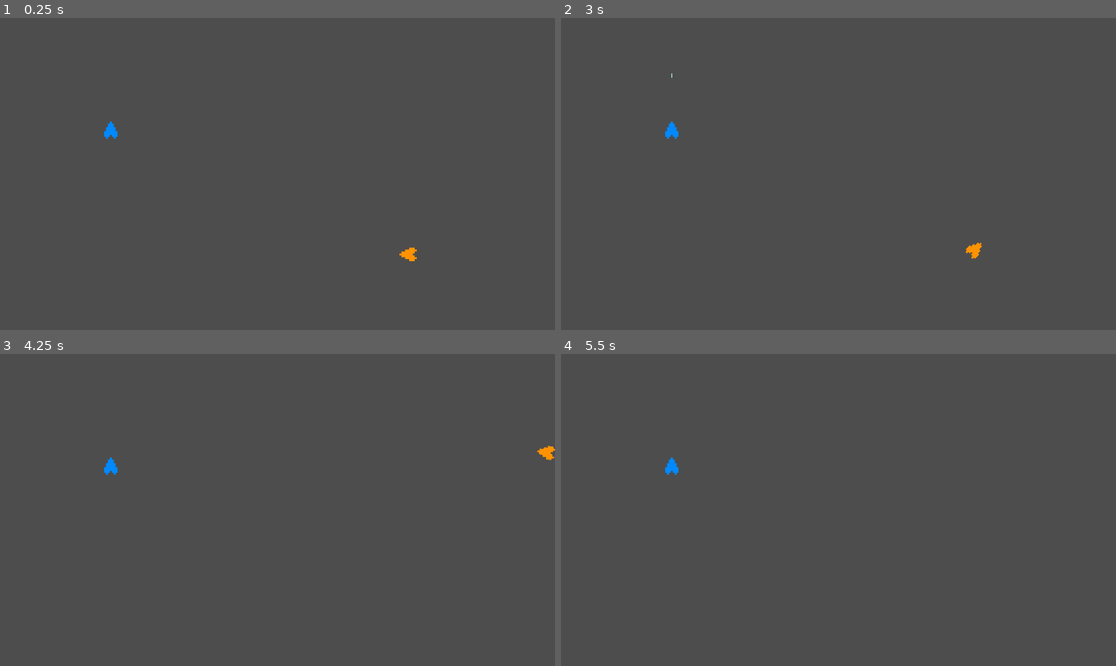
Above: before the commit, frames 1-4 (two rows, left to right).
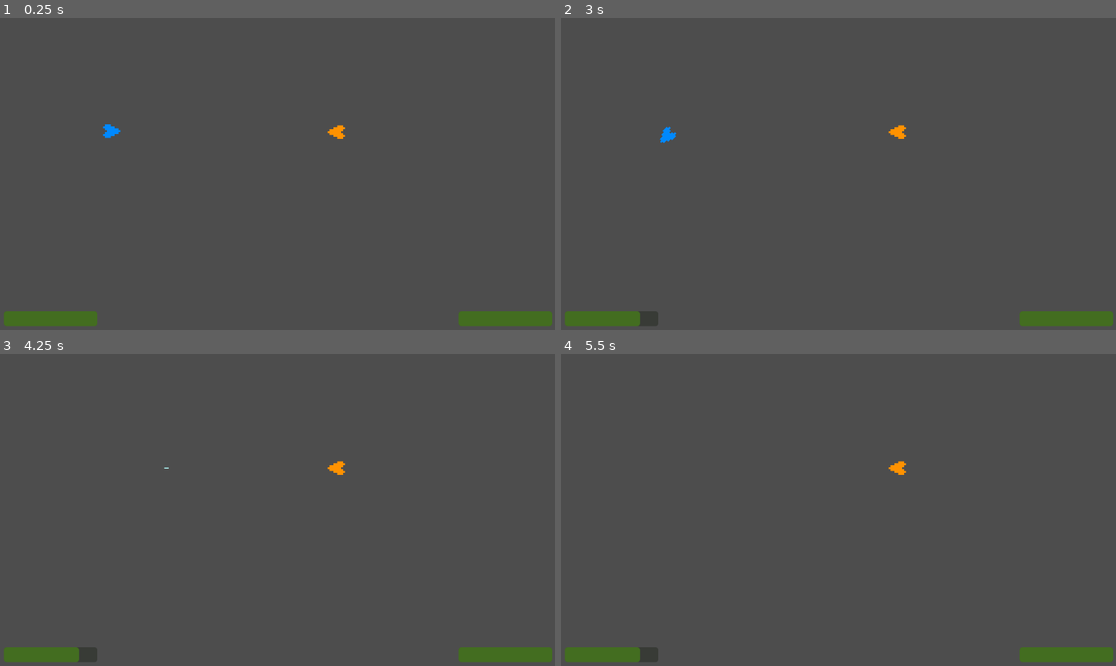
Above: after the commit, the same moments.

Repository: RickyWebster/1v1-starship-duel
Game: Godot game, scene res://Scenes/World.tscn
Two runs of this game, one before a commit and one after it. Both use one fixed random seed, a clock stepped at 60 frames per second and the inputs below.
Inputs:
- Up to frame 1 (0.25 s): no input
- Up to frame 2 (3 s): tap Enter at 0.5 s; hold D (p1_right) 0.53-1.28 s; tap Space (shoot1, bound only before the commit) at 0.6, 2, 2.3, 2.85 s; tap E (shoot2, bound only before the commit) at 0.8, 1.35 s; hold A (p1_left) 1.28-2.03 s; tap / (p2_shoot, bound only after the commit) at 1.55, 2.1 s; hold D (p1_right) 2.03-2.78 s; hold W (p1_accelorate) from 2.78 s (still down)
- Up to frame 3 (4.25 s): tap E (shoot2, bound only before the commit) at 3.05, 3.6 s; release W (p1_accelorate) at 3.53 s; hold A (p1_left) from 3.53 s (still down); tap / (p2_shoot, bound only after the commit) at 3.8 s
- Up to frame 4 (5.5 s): keep holding A (p1_left); tap / (p2_shoot, bound only after the commit) at 4.35 s; tap Space (shoot1, bound only before the commit) at 4.55, 5.1 s; tap Enter at 5 s; tap E (shoot2, bound only before the commit) at 5.3 s

The runs differ from the first frame. In frame 1, 1.8% of the frame differs, in the area x 0-100%, y 33-99%; in frame 2, 1.7%; in frame 3, 1.7%; in frame 4, 1.6%.

Commit message:
Health added
I have added a new scene called GUI elements that contains two health bars, one for each ship. I have also added an auto-loaded script/ singleton called passer to pass the health variable from laser scene to this GUI scene and ship scenes. When a ship is hit it's health bar will decrease by 10 out of 100.

Diff:
--- a/1v1-starship-duel-game/Scenes/World.tscn
+++ b/1v1-starship-duel-game/Scenes/World.tscn
@@ -1,16 +1,21 @@
-[gd_scene load_steps=4 format=3 uid="uid://ctbe5eml0n14e"]
+[gd_scene load_steps=5 format=3 uid="uid://ctbe5eml0n14e"]
 
 [ext_resource type="Script" path="res://Scripts/World.gd" id="1_1fl25"]
 [ext_resource type="PackedScene" uid="uid://ckhv54xnded0i" path="res://Scenes/ship_1.tscn" id="1_a3d66"]
 [ext_resource type="PackedScene" uid="uid://y5yiufuevy2f" path="res://Scenes/ship_2.tscn" id="2_nlmyk"]
+[ext_resource type="PackedScene" uid="uid://pq17l0tiwia6" path="res://Scenes/gui_elements.tscn" id="4_dxsa2"]
 
-[node name="Node2D" type="Node2D"]
+[node name="World" type="Node2D"]
 script = ExtResource("1_1fl25")
 
 [node name="Ship1" parent="." instance=ExtResource("1_a3d66")]
 position = Vector2(230, 235)
+rotation = 3.14159
 
 [node name="Ship2" parent="." instance=ExtResource("2_nlmyk")]
-position = Vector2(849, 491)
+position = Vector2(700, 237)
+rotation = 0.0
 
 [node name="Lasers" type="Node2D" parent="."]
+
+[node name="GUI_Elements" parent="." instance=ExtResource("4_dxsa2")]
--- /dev/null
+++ b/1v1-starship-duel-game/Scenes/gui_elements.tscn
@@ -0,0 +1,22 @@
+[gd_scene load_steps=2 format=3 uid="uid://pq17l0tiwia6"]
+
+[ext_resource type="Script" path="res://Scripts/gui_elements.gd" id="1_wdljd"]
+
+[node name="GUI_Elements" type="Node2D"]
+script = ExtResource("1_wdljd")
+
+[node name="Healthbar1" type="ProgressBar" parent="."]
+modulate = Color(0.32549, 0.721569, 0, 1)
+offset_left = 8.0
+offset_top = 609.0
+offset_right = 202.0
+offset_bottom = 640.0
+show_percentage = false
+
+[node name="Healthbar2" type="ProgressBar" parent="."]
+modulate = Color(0.32549, 0.721569, 0, 1)
+offset_left = 952.0
+offset_top = 609.0
+offset_right = 1146.0
+offset_bottom = 640.0
+show_percentage = false
--- a/1v1-starship-duel-game/Scenes/laser.tscn
+++ b/1v1-starship-duel-game/Scenes/laser.tscn
@@ -9,8 +9,6 @@
 
 [node name="Laser" type="Area2D"]
 position = Vector2(0, -5)
-collision_layer = 4
-collision_mask = 3
 script = ExtResource("1_v1ucc")
 
 [node name="Sprite2D" type="Sprite2D" parent="."]
@@ -21,7 +19,8 @@
 shape = SubResource("CapsuleShape2D_y0kw4")
 
 [node name="VisibleOnScreenNotifier2D" type="VisibleOnScreenNotifier2D" parent="."]
-position = Vector2(0, 3)
+position = Vector2(0, 4)
 scale = Vector2(0.1, 0.1)
 
+[connection signal="body_entered" from="." to="." method="_on_body_entered"]
 [connection signal="screen_exited" from="VisibleOnScreenNotifier2D" to="." method="_on_visible_on_screen_notifier_2d_screen_exited"]
--- a/1v1-starship-duel-game/Scenes/ship_1.tscn
+++ b/1v1-starship-duel-game/Scenes/ship_1.tscn
@@ -7,8 +7,6 @@
 position = Vector2(200, 200)
 rotation = 1.5708
 scale = Vector2(2, 2)
-collision_layer = 2
-collision_mask = 7
 script = ExtResource("1_jijog")
 
 [node name="Sprite2D" type="Sprite2D" parent="."]
@@ -17,10 +15,10 @@
 scale = Vector2(2, 2)
 texture = ExtResource("2_4ymh8")
 
-[node name="CollisionPolygon2D" type="CollisionPolygon2D" parent="."]
+[node name="Muzzle" type="Node2D" parent="."]
+position = Vector2(-11, 0)
+
+[node name="CollisionPolygon2D2" type="CollisionPolygon2D" parent="."]
 position = Vector2(0, 5)
 scale = Vector2(2, 2)
 polygon = PackedVector2Array(-5, -3, 0, -6, 3, -6, 4, -5, 4, -4, 2, -3, 2, -2, 4, -1, 4, 0, 3, 1, 0, 1, -5, -2)
-
-[node name="Muzzle" type="Node2D" parent="."]
-position = Vector2(-11, 0)
--- a/1v1-starship-duel-game/Scenes/ship_2.tscn
+++ b/1v1-starship-duel-game/Scenes/ship_2.tscn
@@ -5,9 +5,8 @@
 
 [node name="Ship2" type="CharacterBody2D"]
 position = Vector2(200, 200)
+rotation = 1.5708
 scale = Vector2(2, 2)
-collision_layer = 2
-collision_mask = 7
 script = ExtResource("1_umlw0")
 
 [node name="Sprite2D" type="Sprite2D" parent="."]
@@ -22,3 +21,4 @@
 polygon = PackedVector2Array(-5, -3, 0, -6, 3, -6, 4, -5, 4, -4, 2, -3, 2, -2, 4, -1, 4, 0, 3, 1, 0, 1, -5, -2)
 
 [node name="Muzzle" type="Node2D" parent="."]
+position = Vector2(-10.5, 0)
--- /dev/null
+++ b/1v1-starship-duel-game/Scripts/Passer.gd
@@ -0,0 +1,4 @@
+extends Node2D
+
+var p1_health = 100
+var p2_health = 100
--- a/1v1-starship-duel-game/Scripts/World.gd
+++ b/1v1-starship-duel-game/Scripts/World.gd
@@ -5,7 +5,7 @@
 @onready var player2 = $Ship2
 
 func _ready():
-	player1.connect("laser_shot", _on_player_laser_shot)
+	player1.connect("laser_shot1", _on_player_laser_shot)
 	player2.connect("laser_shot", _on_player_laser_shot)
 
 func _on_player_laser_shot(laser):
--- /dev/null
+++ b/1v1-starship-duel-game/Scripts/gui_elements.gd
@@ -0,0 +1,12 @@
+extends Node2D
+var p1_health = 100
+var p2_health = 100
+
+func _process(delta):
+	var Healthbar1 = $Healthbar1
+	p1_health = passer.p1_health
+	Healthbar1.value = p1_health
+
+	var Healthbar2 = $Healthbar2
+	p2_health = passer.p2_health
+	Healthbar2.value = p2_health
--- a/1v1-starship-duel-game/Scripts/laser.gd
+++ b/1v1-starship-duel-game/Scripts/laser.gd
@@ -1,7 +1,7 @@
 extends Area2D
 
+@onready var what_ship = load("res://Scripts/ship_1.gd").new()
 @export var speed := 800
-
 var movement_vector := Vector2(0, -1)
 
 
@@ -11,3 +11,12 @@
 
 func _on_visible_on_screen_notifier_2d_screen_exited():
 	queue_free()
+
+
+func _on_body_entered(body):
+	if body.name == ("Ship1"):
+		queue_free()
+		passer.p1_health -= 10
+	if body.name == ("Ship2"):
+		queue_free()
+		passer.p2_health -= 10
--- a/1v1-starship-duel-game/Scripts/ship_1.gd
+++ b/1v1-starship-duel-game/Scripts/ship_1.gd
@@ -1,6 +1,6 @@
 extends CharacterBody2D
 
-signal laser_shot(laser)
+signal laser_shot1(laser)
 
 var angular_speed = PI
 var speed = 0.0
@@ -12,25 +12,27 @@
 
 
 func _process(delta):
-	if Input.is_action_just_pressed("shoot1"):
+	if Input.is_action_just_pressed("p1_shoot"):
 		shoot_laser()
 
 
 func _physics_process(delta):
+
 	var direction = 0
-	if Input.is_action_pressed("ui_left"):
+	if Input.is_action_pressed("p1_left"):
 		direction = -1
-	if Input.is_action_pressed("ui_right"):
+	if Input.is_action_pressed("p1_right"):
 		direction = 1
 
 	rotation += angular_speed * direction * delta
 
 	var velocity = Vector2.ZERO
-	if Input.is_action_pressed("ui_up"):
+	if Input.is_action_pressed("p1_accelorate"):
 		if speed < max_speed:
 			speed += 10
 		velocity = Vector2.LEFT.rotated(rotation) * speed
 		dirft_rotation = rotation
+
 	else:
 		if speed > 0:
 			speed -= 3.0
@@ -43,4 +45,4 @@
 	var las = laser_scene.instantiate()
 	las.global_position = muzzle.global_position
 	las.rotation = rotation + -PI/2
-	emit_signal("laser_shot", las)
+	emit_signal("laser_shot1", las)
--- a/1v1-starship-duel-game/Scripts/ship_2.gd
+++ b/1v1-starship-duel-game/Scripts/ship_2.gd
@@ -12,21 +12,20 @@
 
 
 func _process(delta):
-	if Input.is_action_just_pressed("shoot2"):
+	if Input.is_action_just_pressed("p2_shoot"):
 		shoot_laser()
-
 
 func _physics_process(delta):
 	var direction = 0
-	if Input.is_action_pressed("p1_left"):
+	if Input.is_action_pressed("p2_left"):
 		direction = -1
-	if Input.is_action_pressed("p1_right"):
+	if Input.is_action_pressed("p2_right"):
 		direction = 1
 
 	rotation += angular_speed * direction * delta
 
 	var velocity = Vector2.ZERO
-	if Input.is_action_pressed("p1_accelorate"):
+	if Input.is_action_pressed("p2_accelorate"):
 		if speed < max_speed:
 			speed += 10
 		velocity = Vector2.LEFT.rotated(rotation) * speed
--- a/1v1-starship-duel-game/project.godot
+++ b/1v1-starship-duel-game/project.godot
@@ -14,6 +14,10 @@
 run/main_scene="res://Scenes/World.tscn"
 config/features=PackedStringArray("4.0", "Mobile")
 config/icon="res://Assets/icon.svg"
+
+[autoload]
+
+passer="*res://Scripts/Passer.gd"
 
 [input]
 
@@ -32,14 +36,29 @@
 "events": [Object(InputEventKey,"resource_local_to_scene":false,"resource_name":"","device":-1,"window_id":0,"alt_pressed":false,"shift_pressed":false,"ctrl_pressed":false,"meta_pressed":false,"pressed":false,"keycode":0,"physical_keycode":87,"key_label":0,"unicode":119,"echo":false,"script":null)
 ]
 }
-shoot1={
+p1_shoot={
 "deadzone": 0.5,
-"events": [Object(InputEventKey,"resource_local_to_scene":false,"resource_name":"","device":-1,"window_id":0,"alt_pressed":false,"shift_pressed":false,"ctrl_pressed":false,"meta_pressed":false,"pressed":false,"keycode":0,"physical_keycode":32,"key_label":0,"unicode":32,"echo":false,"script":null)
+"events": [Object(InputEventKey,"resource_local_to_scene":false,"resource_name":"","device":-1,"window_id":0,"alt_pressed":false,"shift_pressed":false,"ctrl_pressed":false,"meta_pressed":false,"pressed":false,"keycode":0,"physical_keycode":69,"key_label":0,"unicode":101,"echo":false,"script":null)
 ]
 }
-shoot2={
+p2_shoot={
 "deadzone": 0.5,
-"events": [Object(InputEventKey,"resource_local_to_scene":false,"resource_name":"","device":-1,"window_id":0,"alt_pressed":false,"shift_pressed":false,"ctrl_pressed":false,"meta_pressed":false,"pressed":false,"keycode":0,"physical_keycode":69,"key_label":0,"unicode":101,"echo":false,"script":null)
+"events": [Object(InputEventKey,"resource_local_to_scene":false,"resource_name":"","device":-1,"window_id":0,"alt_pressed":false,"shift_pressed":false,"ctrl_pressed":false,"meta_pressed":false,"pressed":false,"keycode":0,"physical_keycode":47,"key_label":0,"unicode":47,"echo":false,"script":null)
+]
+}
+p2_right={
+"deadzone": 0.5,
+"events": [Object(InputEventKey,"resource_local_to_scene":false,"resource_name":"","device":-1,"window_id":0,"alt_pressed":false,"shift_pressed":false,"ctrl_pressed":false,"meta_pressed":false,"pressed":false,"keycode":0,"physical_keycode":4194321,"key_label":0,"unicode":0,"echo":false,"script":null)
+]
+}
+p2_left={
+"deadzone": 0.5,
+"events": [Object(InputEventKey,"resource_local_to_scene":false,"resource_name":"","device":-1,"window_id":0,"alt_pressed":false,"shift_pressed":false,"ctrl_pressed":false,"meta_pressed":false,"pressed":false,"keycode":0,"physical_keycode":4194319,"key_label":0,"unicode":0,"echo":false,"script":null)
+]
+}
+p2_accelorate={
+"deadzone": 0.5,
+"events": [Object(InputEventKey,"resource_local_to_scene":false,"resource_name":"","device":-1,"window_id":0,"alt_pressed":false,"shift_pressed":false,"ctrl_pressed":false,"meta_pressed":false,"pressed":false,"keycode":0,"physical_keycode":4194320,"key_label":0,"unicode":0,"echo":false,"script":null)
 ]
 }
 
